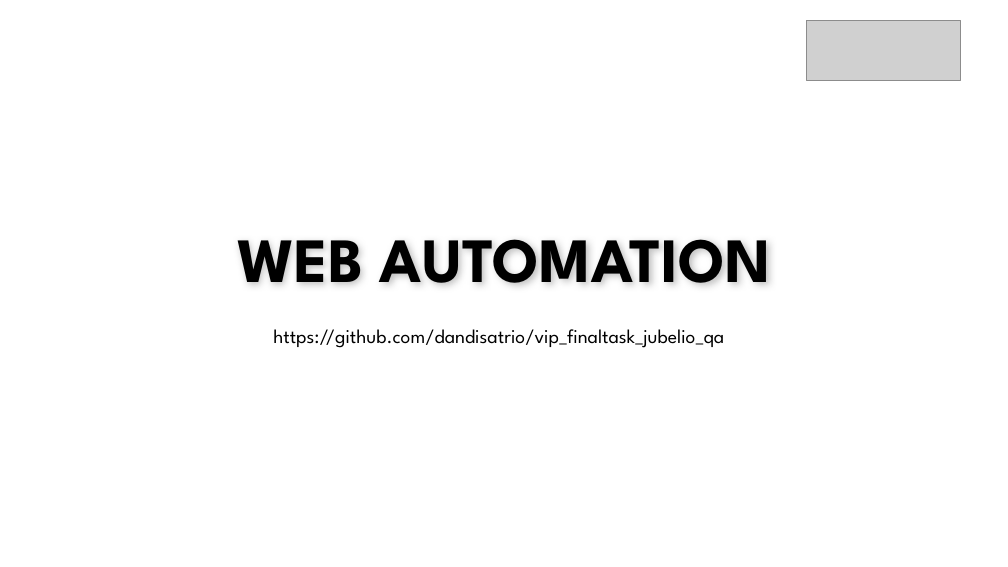
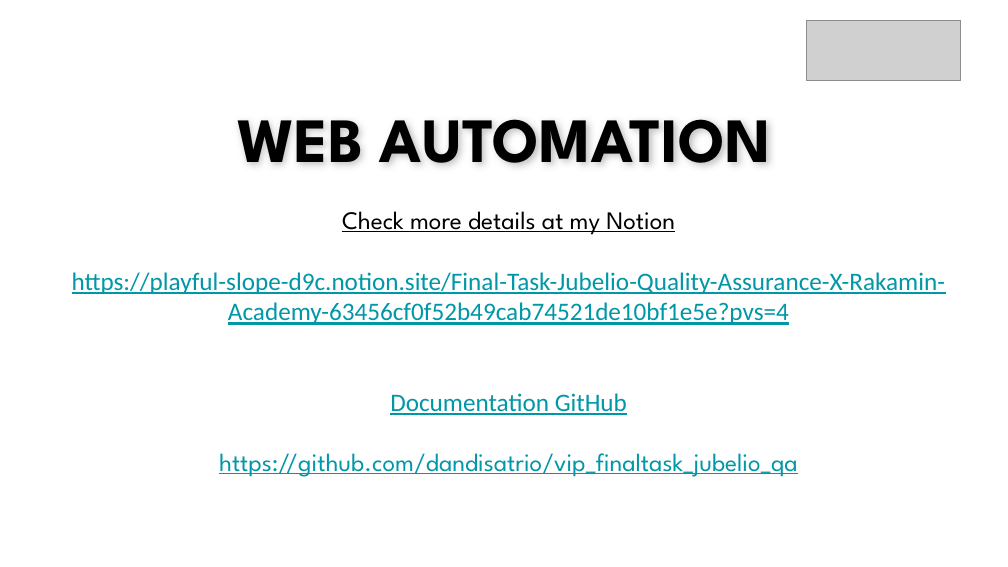
Before and after one commit to dandisatrio/vip_finaltask_jubelio_qa, a slide deck: slide 7 of FinalTask_Jubelio_QA_Bambang Satrio Gandhi.pptx. Drawn at 1008x567 pixels with LibreOffice and Linux fonts; fonts in the diff are those of the drawing; grey boxes stand for pictures; background and template pictures are left out. Boxes give left, top, right and bottom in pixels: in the first picture for what was removed or moved away, otherwise in the second. Text is boxed around its words. In the diff, an @@ line names an element or a change of style, - is before the commit and + after.

```diff
--- a/FinalTask_Jubelio_QA_Bambang Satrio Gandhi.pptx
+++ b/FinalTask_Jubelio_QA_Bambang Satrio Gandhi.pptx
@@ text "WEB AUTOMATION": place and size @@
-text "WEB AUTOMATION" at [237, 239, 771, 283]
+text "WEB AUTOMATION" at [237, 119, 771, 163]
@@ text "Check more details at my ...": place and size @@
-text "Check more details at my ..." at [273, 329, 724, 348]
+text "Check more details at my ..." at [72, 211, 945, 477]
@@ text at [72, 211, 945, 415]: paragraphs added @@
+Check more details at my Notion
+https://playful-slope-d9c.notion.site/Final-Task-Jubelio-Quality-Assurance-X-Rakamin-Academy-63456cf0f52b49cab74521de10bf1e5e?pvs=4
+Documentation GitHub
@@ text at [219, 453, 797, 477]: size 14 to 18 pt, text colour #000000 to #0097A7, underline on in "https://github.com/dandisatrio/vip_finaltask_jubelio_qa" @@
```
Also in this commit, not shown: 3 other slides changed.
